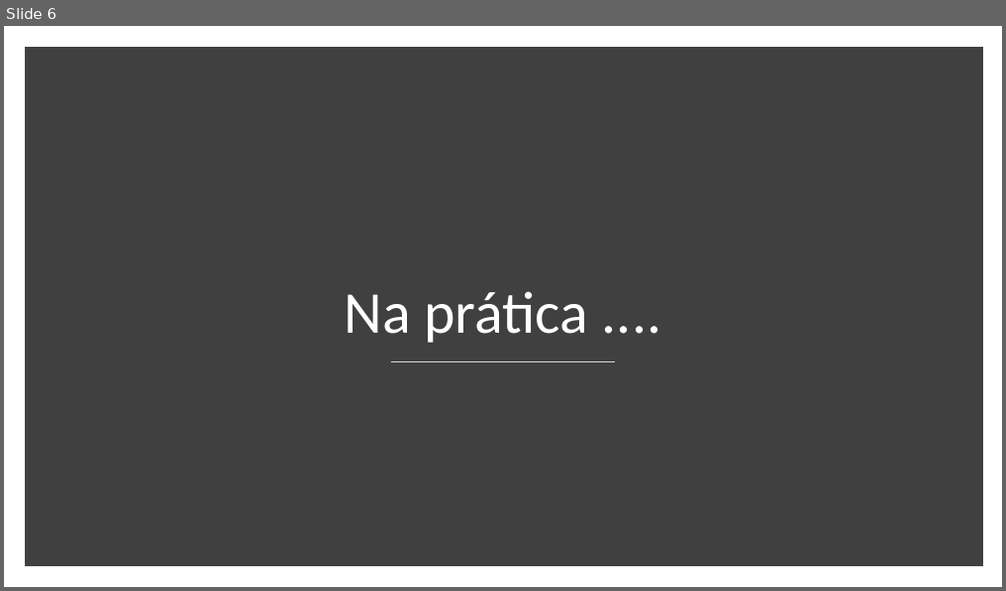
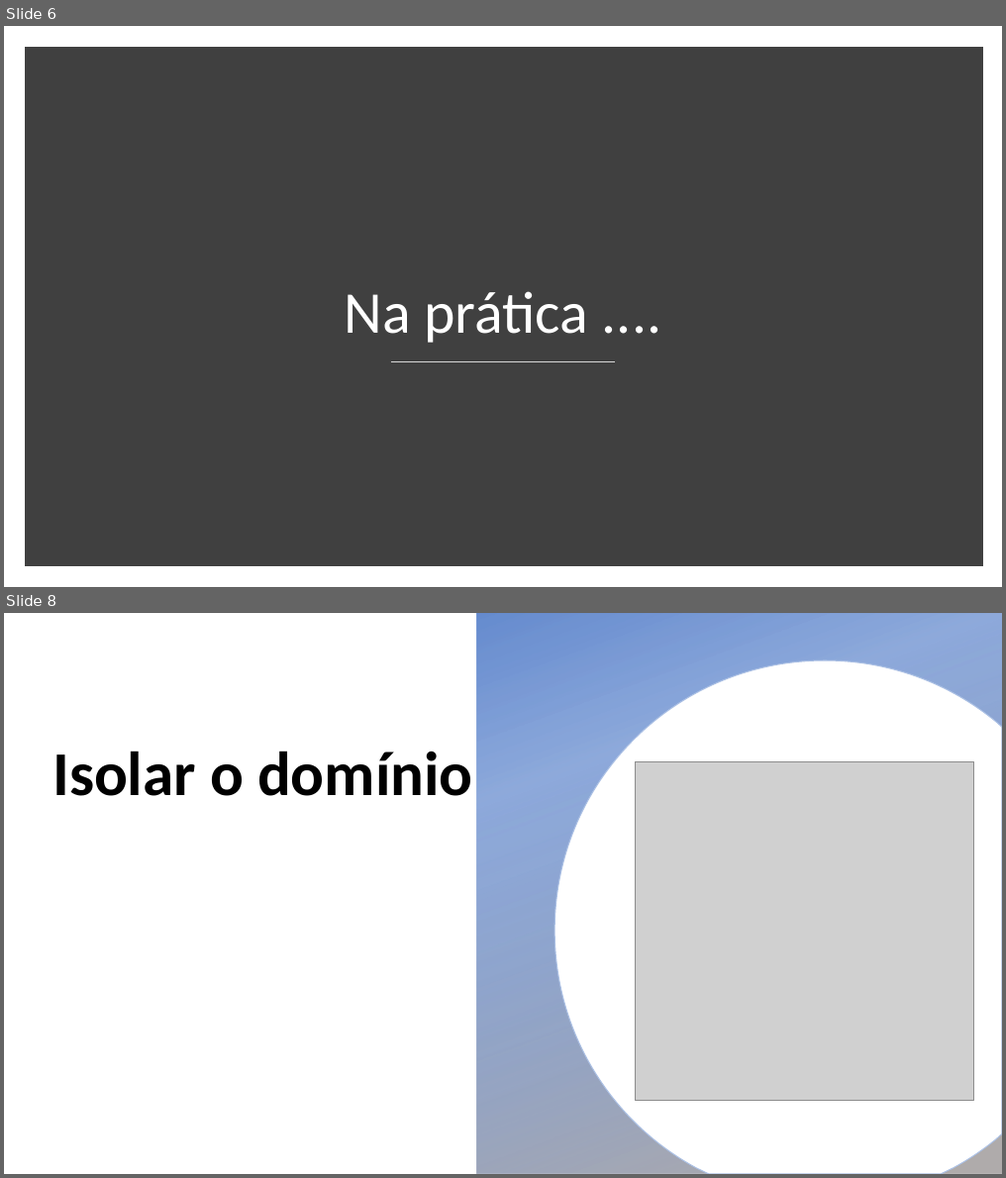
Before and after one commit to DOTNETPOA/DDDExemplo, a slide deck: DDD_A_Missao.pptx. Shown one above the other, each under a label of ours: slide 6 before the commit, slides 6 and 8 after it; the slides between them are not shown. The pictures are 1006x591 and 1006x1178 pixels, drawn with LibreOffice and Linux fonts; fonts in the diff are those of the drawing; grey boxes stand for pictures; background and template pictures are left out. Boxes give left, top, right and bottom in pixels: in the first picture for what was removed or moved away, otherwise in the second. Text is boxed around its words. In the diff, an @@ line names an element or a change of style, - is before the commit and + after.

```diff
--- a/DDD_A_Missao.pptx
+++ b/DDD_A_Missao.pptx
@@ slide 8 added at (4,613,1002,1174), background picture (left out) @@
@@ rectangle added at (476,613,1002,1174), fill gradient #4472C4 to #AFABAB @@
@@ freeform shape added at (554,661,1001,1174), fill #FFFFFF, outline #AFABAB 1 pt @@
@@ title added at (53,751,472,796), 60 pt, text #000000, bold @@
+Isolar o domínio
@@ picture added at (635,761,974,1101) @@
```
Also in this commit, not shown: 3 other slides added, 1 slide removed, 1 other file.
